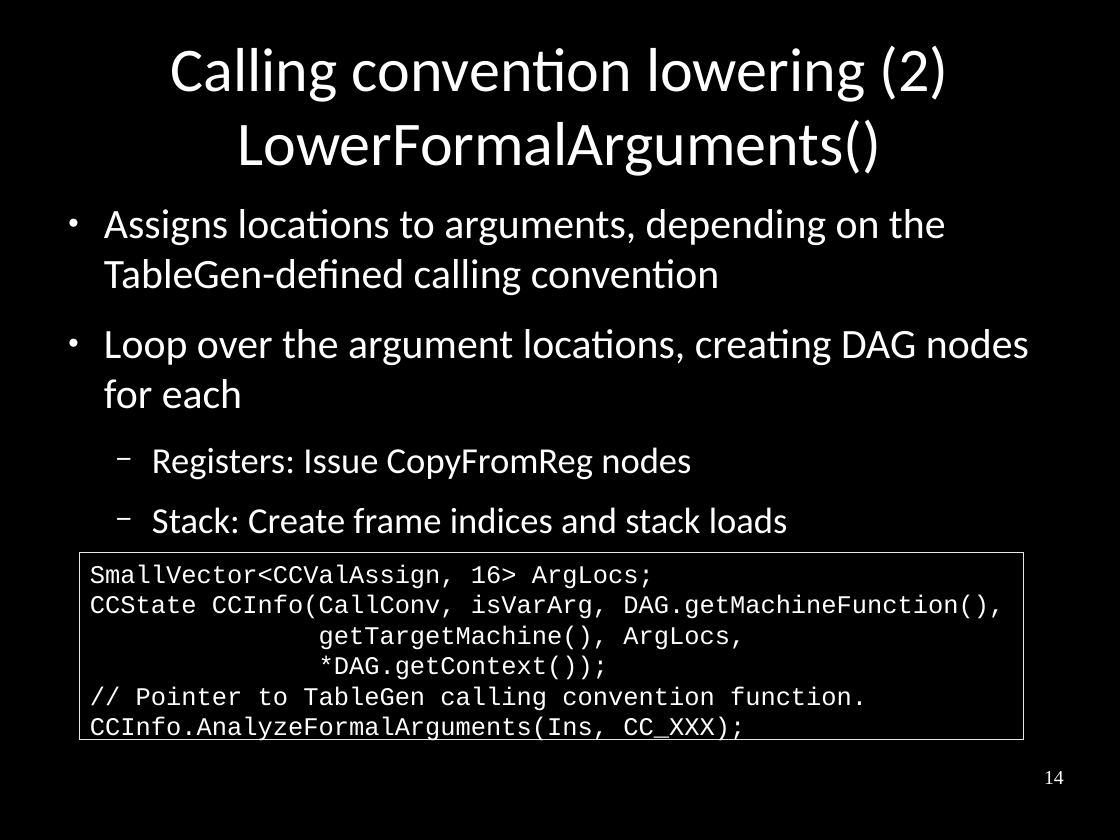
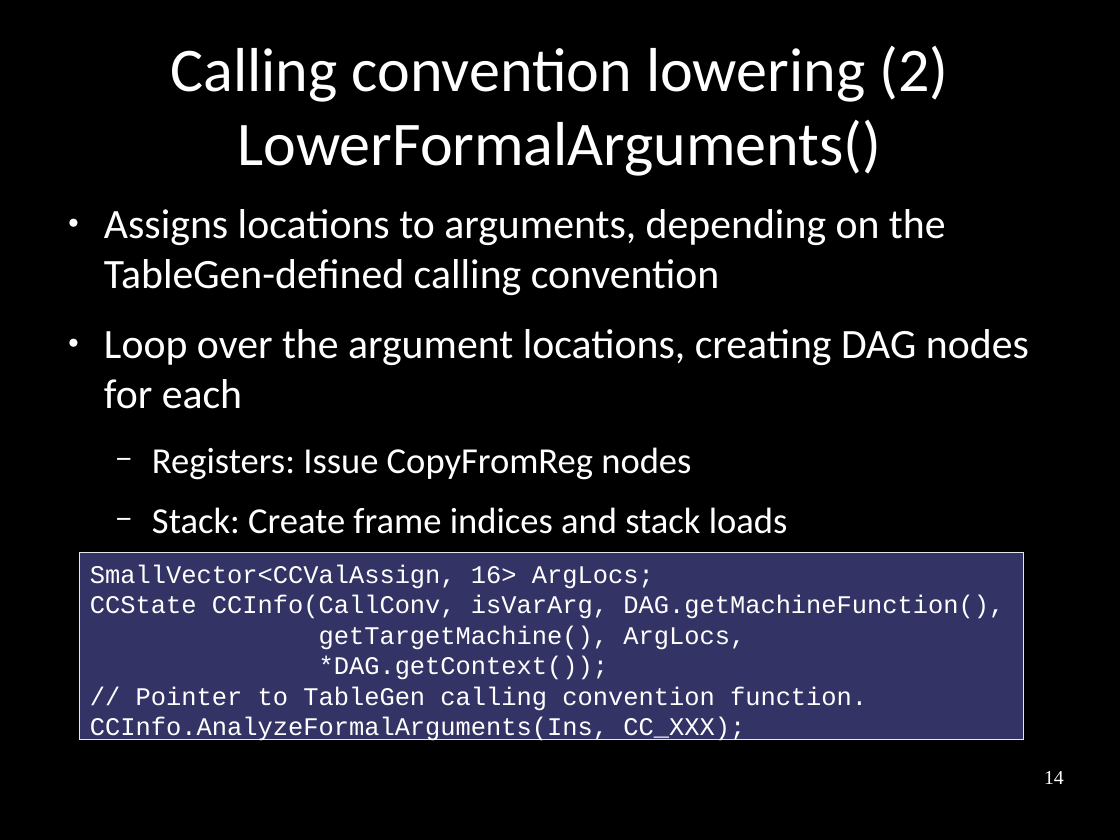
Before and after one commit to frasercrmck/llvm-leg, a slide deck: slide 14 of docs/Codeplay/Slides.odp. Drawn at 1120x840 pixels with LibreOffice and Linux fonts; fonts in the diff are those of the drawing. Boxes give left, top, right and bottom in pixels: in the first picture for what was removed or moved away, otherwise in the second. Text is boxed around its words. In the diff, an @@ line names an element or a change of style, - is before the commit and + after.

```diff
--- a/docs/Codeplay/Slides.odp
+++ b/docs/Codeplay/Slides.odp
@@ rectangle "SmallVector<CCValAssign, 16> ArgLocs;" at [80,553,1024,740]: fill none to #333366 @@
```
Also in this commit, not shown: 3 other slides changed, 10 slides added.
